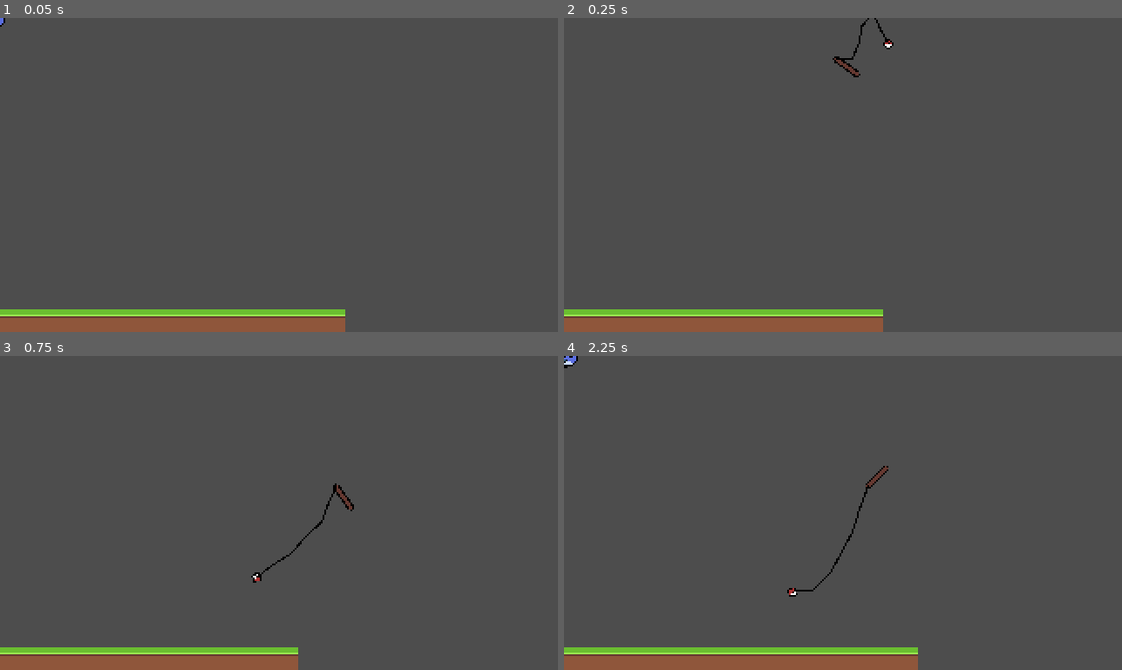
Above: before the commit, frames 1-4 (two rows, left to right).
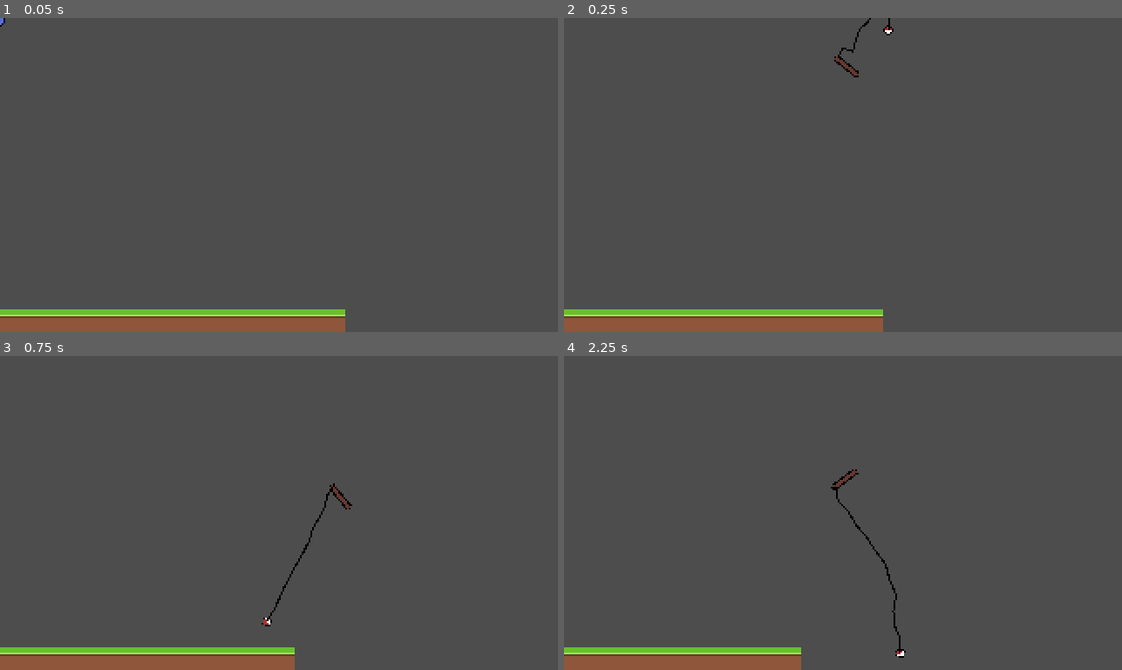
Above: after the commit, the same moments.

Repository: thomz12/LD58
Game: Godot game, scene res://scenes/main.tscn
Same seed, same stepped clock (60 frames per second), same inputs: the game is played once before the commit and once after it.
Inputs (mouse positions are in pixels of both pictures, inside the frame that each line leads up to):
- Up to frame 1 (0.05 s): no input
- Up to frame 2 (0.25 s): no input
- Up to frame 3 (0.75 s): move the mouse to (401, 497) at 0.52 s
- Up to frame 4 (2.25 s): move the mouse to (731, 528) at 1.27 s; move the mouse to (898, 443) at 2.02 s

Frame 1 is identical in both runs. In frame 2, 0.2% of the frame differs, in the area x 48-60%, y 0-19%; in frame 3, 0.5%; in frame 4, 2.2%, in the area x 0-64%, y 0-100%.

Commit message:
float laten plakken

Diff:
--- a/ld-58/project.godot
+++ b/ld-58/project.godot
@@ -34,6 +34,7 @@
 2d_physics/layer_5="Rod"
 2d_physics/layer_6="Line"
 2d_physics/layer_7="Float"
+2d_physics/layer_8="Water"
 
 [physics]
 
--- a/ld-58/scenes/fishing/float.tscn
+++ b/ld-58/scenes/fishing/float.tscn
@@ -1,5 +1,6 @@
-[gd_scene load_steps=3 format=3 uid="uid://dxspj8eaie4w0"]
+[gd_scene load_steps=4 format=3 uid="uid://dxspj8eaie4w0"]
 
+[ext_resource type="Script" uid="uid://diqheawqdd6iq" path="res://scripts/float.gd" id="1_htrjv"]
 [ext_resource type="Texture2D" uid="uid://c8tx0va65qm2t" path="res://sprites/float.png" id="1_yanru"]
 
 [sub_resource type="CircleShape2D" id="CircleShape2D_3ildr"]
@@ -7,10 +8,14 @@
 
 [node name="Float" type="RigidBody2D"]
 collision_layer = 64
+collision_mask = 129
 mass = 0.1
 can_sleep = false
+contact_monitor = true
+max_contacts_reported = 10
 linear_damp = 0.1
 angular_damp = 0.1
+script = ExtResource("1_htrjv")
 
 [node name="CollisionShape2D" type="CollisionShape2D" parent="."]
 shape = SubResource("CircleShape2D_3ildr")
--- /dev/null
+++ b/ld-58/scenes/fishing/float_holder.tscn
@@ -0,0 +1,6 @@
+[gd_scene load_steps=2 format=3 uid="uid://8rs5crkngrgy"]
+
+[ext_resource type="Script" uid="uid://bmk8ahjal1tic" path="res://scripts/float_holder.gd" id="1_bj0s3"]
+
+[node name="FloatHolder" type="DampedSpringJoint2D"]
+script = ExtResource("1_bj0s3")
--- a/ld-58/scenes/fishing/line_segment.tscn
+++ b/ld-58/scenes/fishing/line_segment.tscn
@@ -2,7 +2,7 @@
 
 [sub_resource type="CapsuleShape2D" id="CapsuleShape2D_hmc4n"]
 radius = 1.0
-height = 10.0
+height = 6.0
 
 [node name="Line" type="RigidBody2D"]
 collision_layer = 32
@@ -12,8 +12,8 @@
 angular_damp = 0.2
 
 [node name="Collider" type="CollisionShape2D" parent="."]
-position = Vector2(0, 5)
+position = Vector2(0, 3)
 shape = SubResource("CapsuleShape2D_hmc4n")
 
 [node name="Anchor" type="Node2D" parent="."]
-position = Vector2(0, 10)
+position = Vector2(0, 6)
--- a/ld-58/scenes/fishing/rod.tscn
+++ b/ld-58/scenes/fishing/rod.tscn
@@ -29,7 +29,7 @@
 [node name="LineRoot" type="Node2D" parent="."]
 position = Vector2(0, -14)
 script = ExtResource("3_ch35b")
-segments = 6
+segments = 12
 
 [node name="FishingLine" type="Line2D" parent="." node_paths=PackedStringArray("line_root")]
 width = 1.0
--- a/ld-58/scenes/main.tscn
+++ b/ld-58/scenes/main.tscn
@@ -5,11 +5,11 @@
 [ext_resource type="PackedScene" uid="uid://bqhlak50x0uy3" path="res://scenes/camera.tscn" id="3_sugp2"]
 [ext_resource type="Script" uid="uid://duerps3ssb2mj" path="res://scripts/camera.gd" id="4_jyhfs"]
 
-[sub_resource type="RectangleShape2D" id="RectangleShape2D_o5qli"]
-size = Vector2(2899.25, 20)
-
 [sub_resource type="RectangleShape2D" id="RectangleShape2D_sugp2"]
 size = Vector2(16, 16)
+
+[sub_resource type="RectangleShape2D" id="RectangleShape2D_jyhfs"]
+size = Vector2(456, 20)
 
 [node name="Main" type="Node2D"]
 
@@ -22,10 +22,6 @@
 
 [node name="Background" type="StaticBody2D" parent="."]
 
-[node name="Water" type="CollisionShape2D" parent="Background"]
-position = Vector2(823, 188)
-shape = SubResource("RectangleShape2D_o5qli")
-
 [node name="Sprite2D" type="Sprite2D" parent="Background"]
 position = Vector2(0, 175)
 scale = Vector2(25.44, 1)
@@ -35,3 +31,12 @@
 position = Vector2(0, 175)
 scale = Vector2(25.44, 1)
 shape = SubResource("RectangleShape2D_sugp2")
+
+[node name="Water" type="StaticBody2D" parent="."]
+position = Vector2(206, 183)
+collision_layer = 128
+metadata/is_water = true
+
+[node name="CollisionShape2D" type="CollisionShape2D" parent="Water"]
+position = Vector2(214, 1)
+shape = SubResource("RectangleShape2D_jyhfs")
--- a/ld-58/scripts/camera.gd
+++ b/ld-58/scripts/camera.gd
@@ -11,7 +11,6 @@
 	Events.add_camera_target.connect(
 		func(target: Node2D):
 			targets.append(target)
-			print("hallo")
 	)
 
 func _process(_delta: float) -> void:
--- /dev/null
+++ b/ld-58/scripts/float.gd
@@ -0,0 +1,13 @@
+extends RigidBody2D
+
+func _ready() -> void:
+	connect("body_entered", Callable(self, "_on_body_entered"))
+
+func _physics_process(_delta: float) -> void:
+	print("velocity: " + str(linear_velocity.length()))
+
+func _on_body_entered(body):
+	if body.has_meta("is_water") and body.get_meta("is_water"):
+		linear_velocity = Vector2()
+		angular_velocity = 0
+		mass = 1000
--- /dev/null
+++ b/ld-58/scripts/float_holder.gd
@@ -0,0 +1,4 @@
+extends DampedSpringJoint2D
+
+func _physics_process(delta: float) -> void:
+	print(force)
Not shown, added: ld-58/scripts/float.gd.uid
Not shown, added: ld-58/scripts/float_holder.gd.uid
